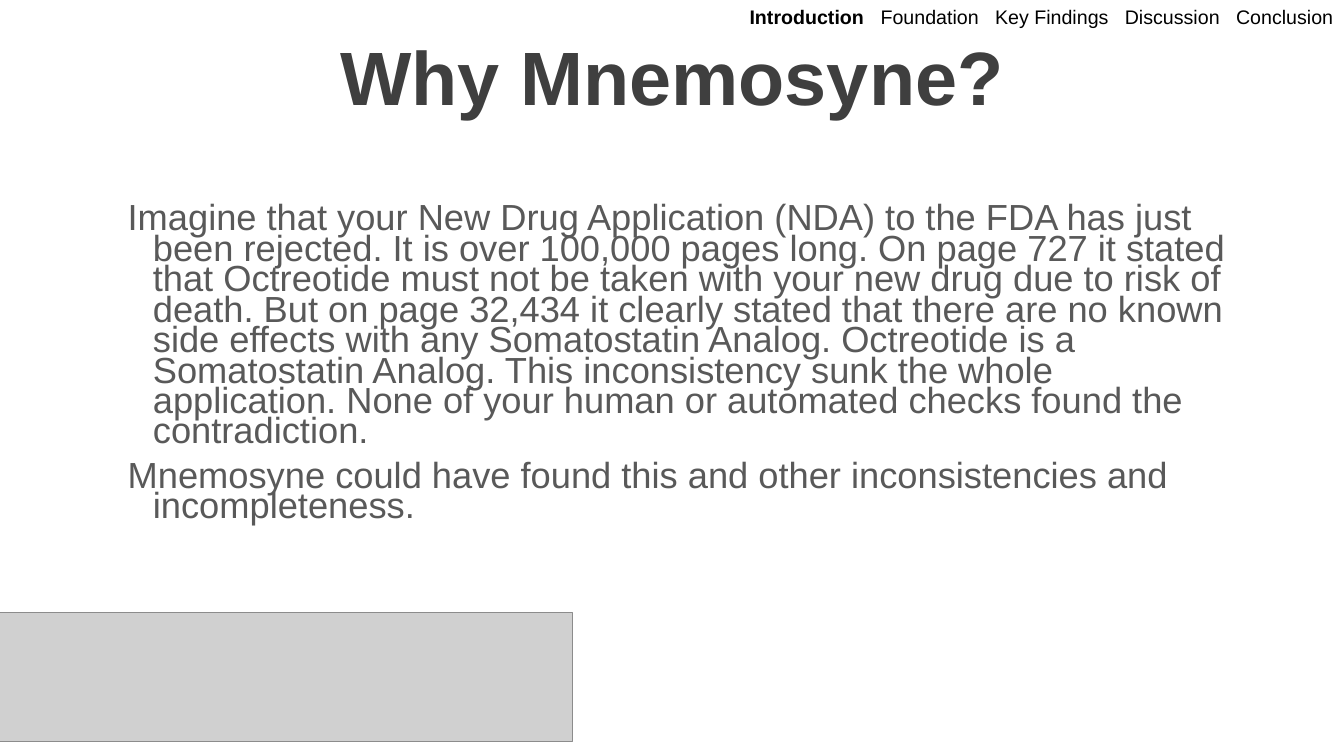
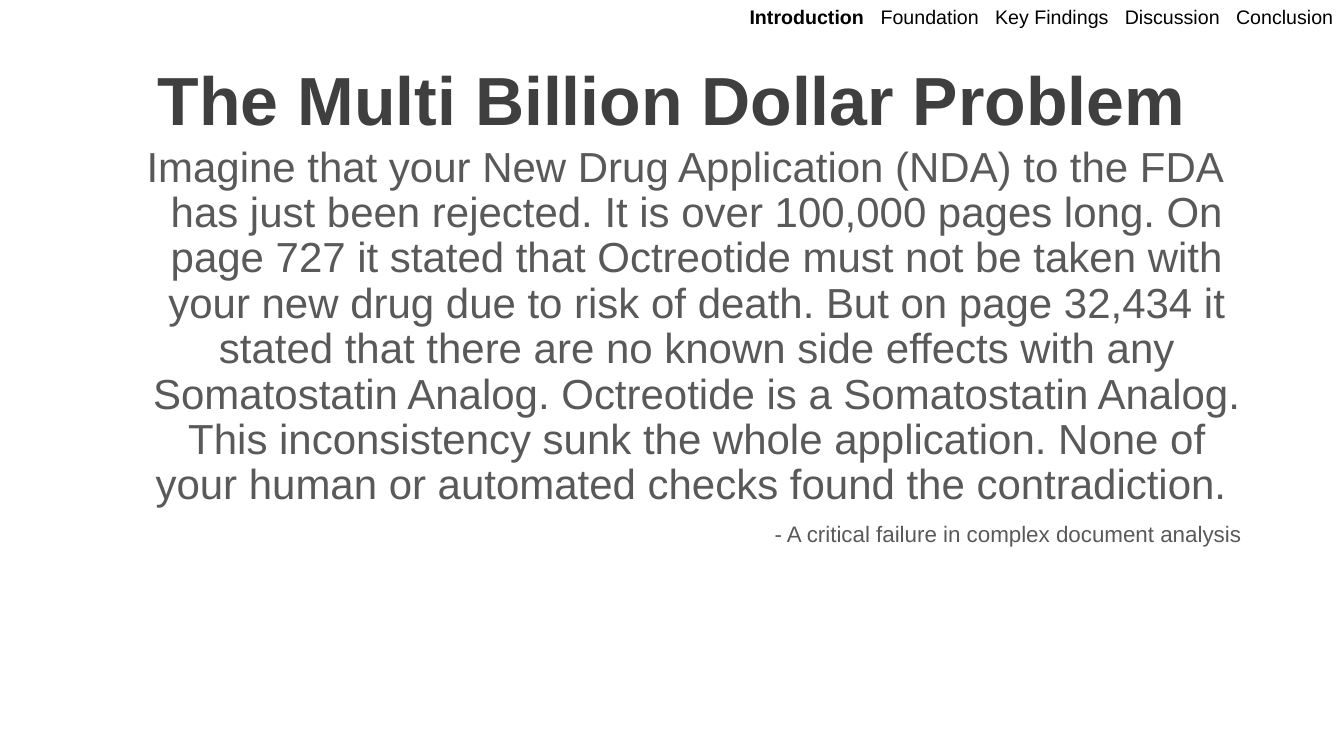
Before and after one commit to OwlSaver/GWU, a slide deck: slide 3 of Praxis/Defense/Wacey Praxis Defense.pptx (slide 2 before the commit). Drawn at 1344x756 pixels with LibreOffice and Linux fonts; fonts in the diff are those of the drawing; grey boxes stand for pictures; background and template pictures are left out. Boxes give left, top, right and bottom in pixels: in the first picture for what was removed or moved away, otherwise in the second. Text is boxed around its words. In the diff, an @@ line names an element or a change of style, - is before the commit and + after.

```diff
--- a/Praxis/Defense/Wacey Praxis Defense.pptx
+++ b/Praxis/Defense/Wacey Praxis Defense.pptx
@@ title at [158,75,1185,126]: text changed; size 54 to 48.6 pt @@
-Why Mnemosyne?
+The Multi Billion Dollar Problem
@@ text at [147,151,1240,508]: text changed; size 25.9 to 30 pt @@
-Imagine that your New Drug Application (NDA) to the FDA has just been rejected. It is over 100,000 pages long. On page 727 it stated that Octreotide must not be taken with your new drug due to risk of death. But on page 32,434 it clearly stated that there are no known side effects with any Somatostatin Analog. Octreotide is a Somatostatin Analog. This inconsistency sunk the whole application. None of your human or automated checks found the contradiction.
-Mnemosyne could have found this and other inconsistencies and incompleteness.
+Imagine that your New Drug Application (NDA) to the FDA has just been rejected. It is over 100,000 pages long. On page 727 it stated that Octreotide must not be taken with your new drug due to risk of death. But on page 32,434 it stated that there are no known side effects with any Somatostatin Analog. Octreotide is a Somatostatin Analog. This inconsistency sunk the whole application. None of your human or automated checks found the contradiction.
+- A critical failure in complex document analysis
@@ picture removed at [0,613,573,741] @@
```
Also in this commit, not shown: 7 other slides changed, 19 slides added, 4 slides removed, 1 other file.
